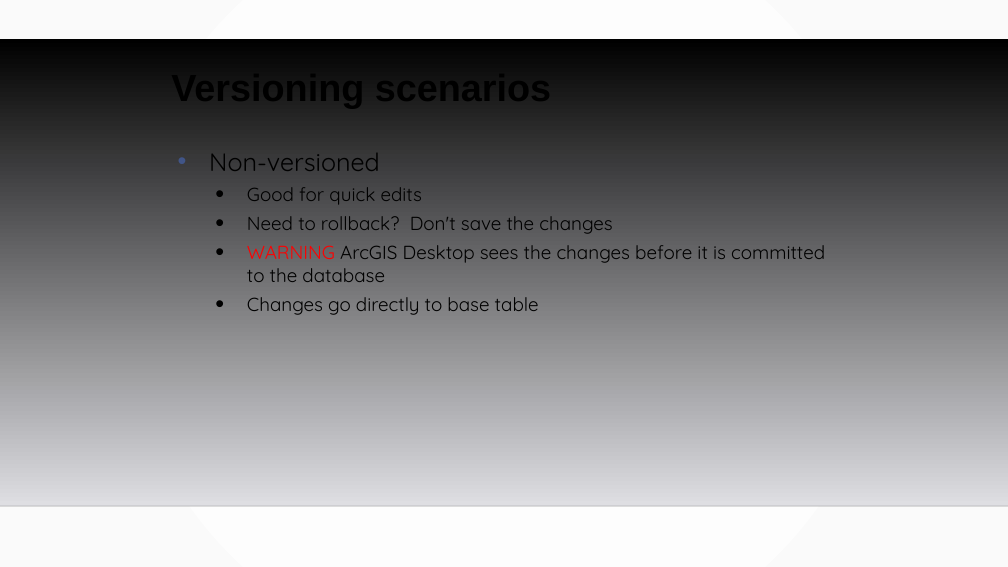
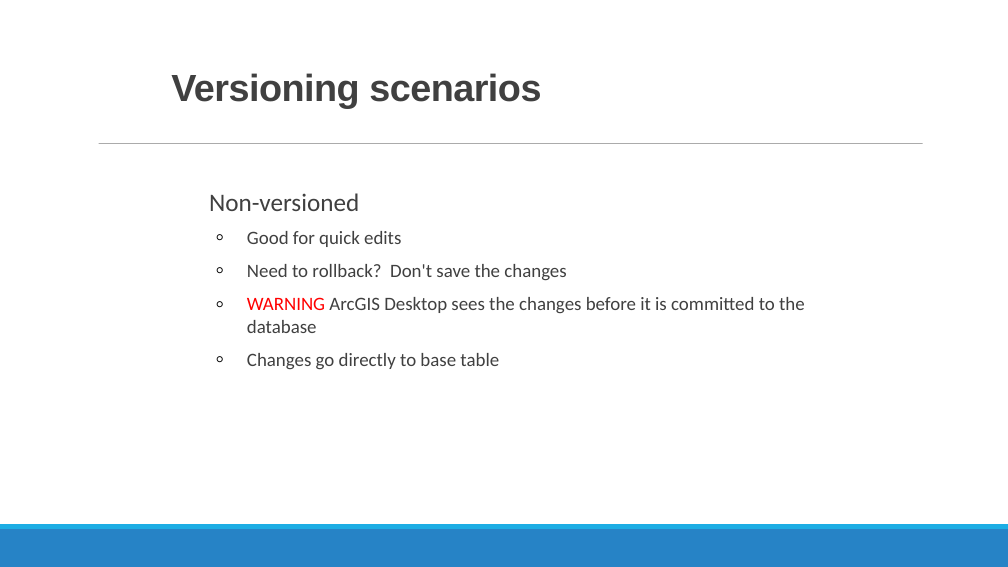
Before and after one commit to MGIS-UMN/GIS5577_week9, a slide deck: slide 15 of Database_Administration.odp. Drawn at 1008x567 pixels with LibreOffice and Linux fonts; fonts in the diff are those of the drawing; background and template pictures are left out. Boxes give left, top, right and bottom in pixels: in the first picture for what was removed or moved away, otherwise in the second. Text is boxed around its words. In the diff, an @@ line names an element or a change of style, - is before the commit and + after.

```diff
--- a/Database_Administration.odp
+++ b/Database_Administration.odp
@@ background gradient #FFFFFF to #FAFAFA to #FFFFFF @@
@@ title "Versioning scenarios" at (x1=171, y1=73, x2=541, y2=109): text colour #000000 to #404040, letter spacing 0 to -0.5 pt; line spacing 0.9 to 0.85 @@
@@ freeform shape removed at (x1=0, y1=39, x2=1008, y2=506) @@
@@ line added from (99, 144) to (923, 144), #7F7F7F 0.51 pt @@
@@ text "Non-versioned" moved from (x1=209, y1=153, x2=825, y2=315) to (x1=209, y1=193, x2=805, y2=369) @@
@@ text "Non-versioned" at (x1=209, y1=193, x2=805, y2=369): font Quicksand to Calibri, text colour #000000 to #404040; bullet • to  ; line spacing 1.2 to 0.9; more space between paragraphs; bullet colour #415588 to #1CADE4; bullet • to ◦ @@
@@ line removed from (0, 506) to (1008, 506) @@
@@ freeform shape added at (x1=0, y1=529, x2=1008, y2=567), fill #2683C6 @@
@@ freeform shape added at (x1=0, y1=524, x2=1008, y2=529), fill #1CADE4 @@
```
Also in this commit, not shown: 20 other slides changed.
